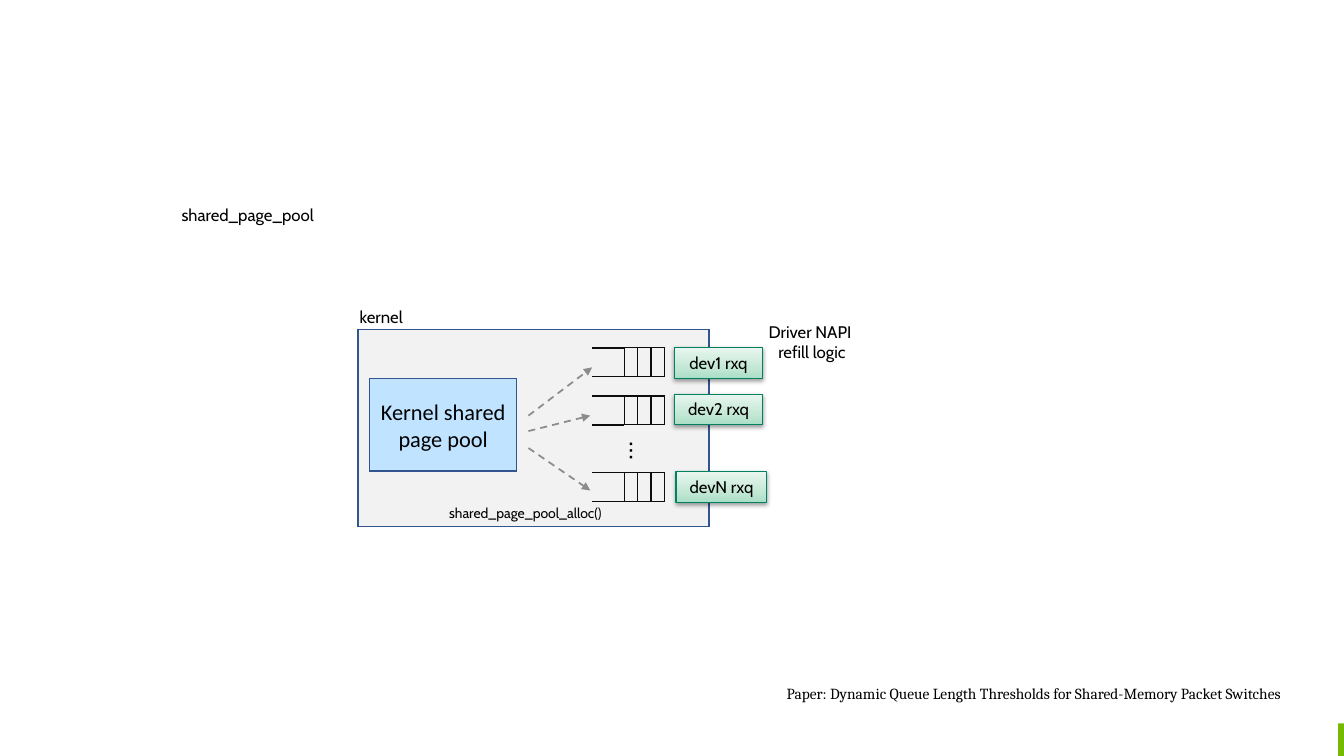
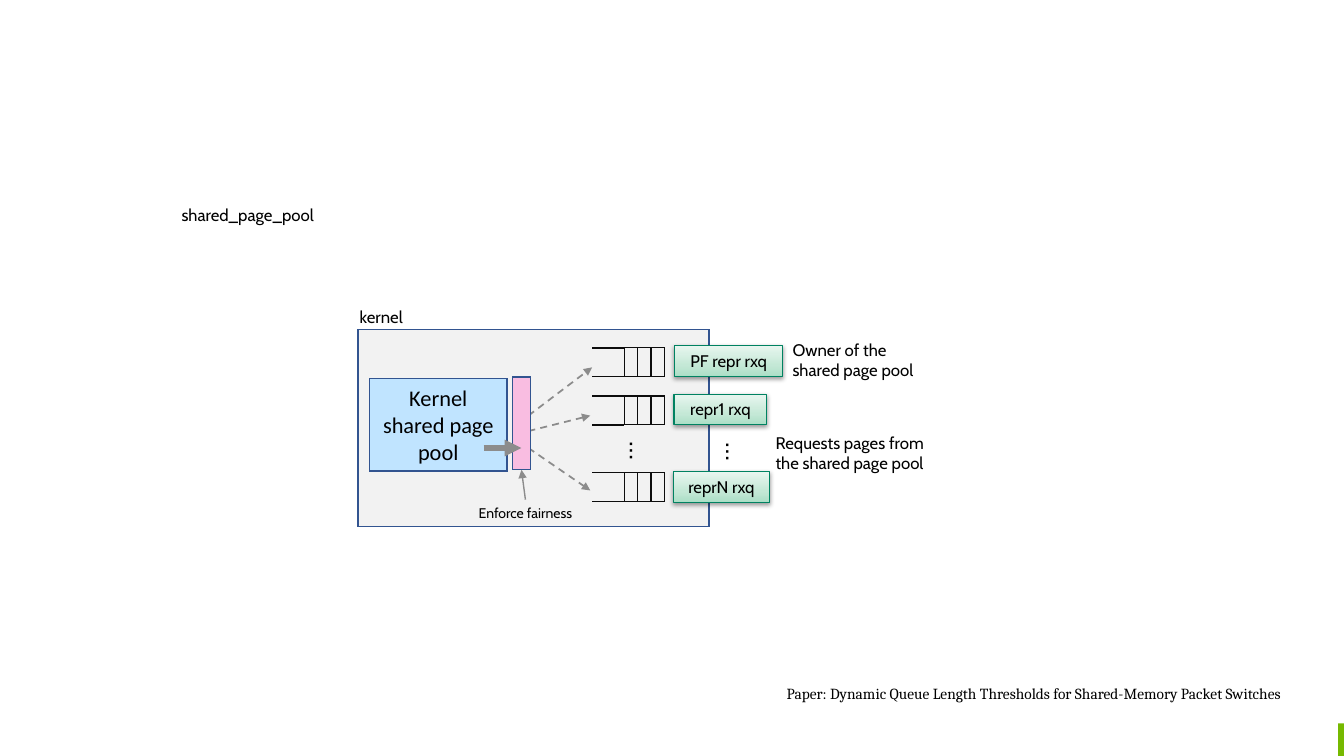
Before and after one commit to williamtu/netdevconf18-sharedmem, a slide deck: slide 6 of netdevconf0x18-sharedmem.pptx. Drawn at 1344x756 pixels with LibreOffice and Linux fonts; fonts in the diff are those of the drawing; background and template pictures are left out. Boxes give left, top, right and bottom in pixels: in the first picture for what was removed or moved away, otherwise in the second. Text is boxed around its words. In the diff, an @@ line names an element or a change of style, - is before the commit and + after.

```diff
--- a/netdevconf0x18-sharedmem.pptx
+++ b/netdevconf0x18-sharedmem.pptx
@@ rectangle "PF repr rxq": place and size @@
-rectangle "PF repr rxq" at bbox=[675, 348, 763, 378]
+rectangle "PF repr rxq" at bbox=[676, 346, 783, 376]
@@ text in rectangle at bbox=[690, 355, 767, 371]: text changed @@
-dev1 rxq
+PF repr rxq
@@ text at bbox=[793, 343, 914, 380]: text changed @@
-Driver NAPI
-refill logic
+Owner of the
+shared page pool
@@ rectangle "Kernel shared page pool": place and size @@
-rectangle "Kernel shared page pool" at bbox=[370, 378, 517, 471]
+rectangle "Kernel shared page pool" at bbox=[370, 378, 507, 471]
@@ rectangle added at bbox=[513, 377, 531, 470], fill #F9BDE1, outline #325491 1 pt @@
@@ rectangle "repr1 rxq": place and size @@
-rectangle "repr1 rxq" at bbox=[675, 394, 763, 424]
+rectangle "repr1 rxq" at bbox=[675, 394, 767, 424]
@@ text in rectangle at bbox=[690, 403, 750, 419]: text changed @@
-dev2 rxq
+repr1 rxq
@@ arrow added from (484, 448) to (521, 448), #8C8C8C 4 pt @@
@@ text added at bbox=[715, 433, 760, 472], 20 pt, text #000000 @@
+…
@@ text added at bbox=[776, 436, 924, 473], 12 pt, text #000000 @@
+Requests pages from
+the shared page pool
@@ arrow added from (525, 500) to (521, 470), #8C8C8C 1 pt @@
@@ text at bbox=[479, 507, 572, 518]: text changed @@
-shared_page_pool_alloc()
+Enforce fairness
@@ text in rectangle at bbox=[688, 481, 754, 497]: text changed @@
-devN rxq
+reprN rxq
```
Also in this commit, not shown: 1 other slide changed, 3 other files.
